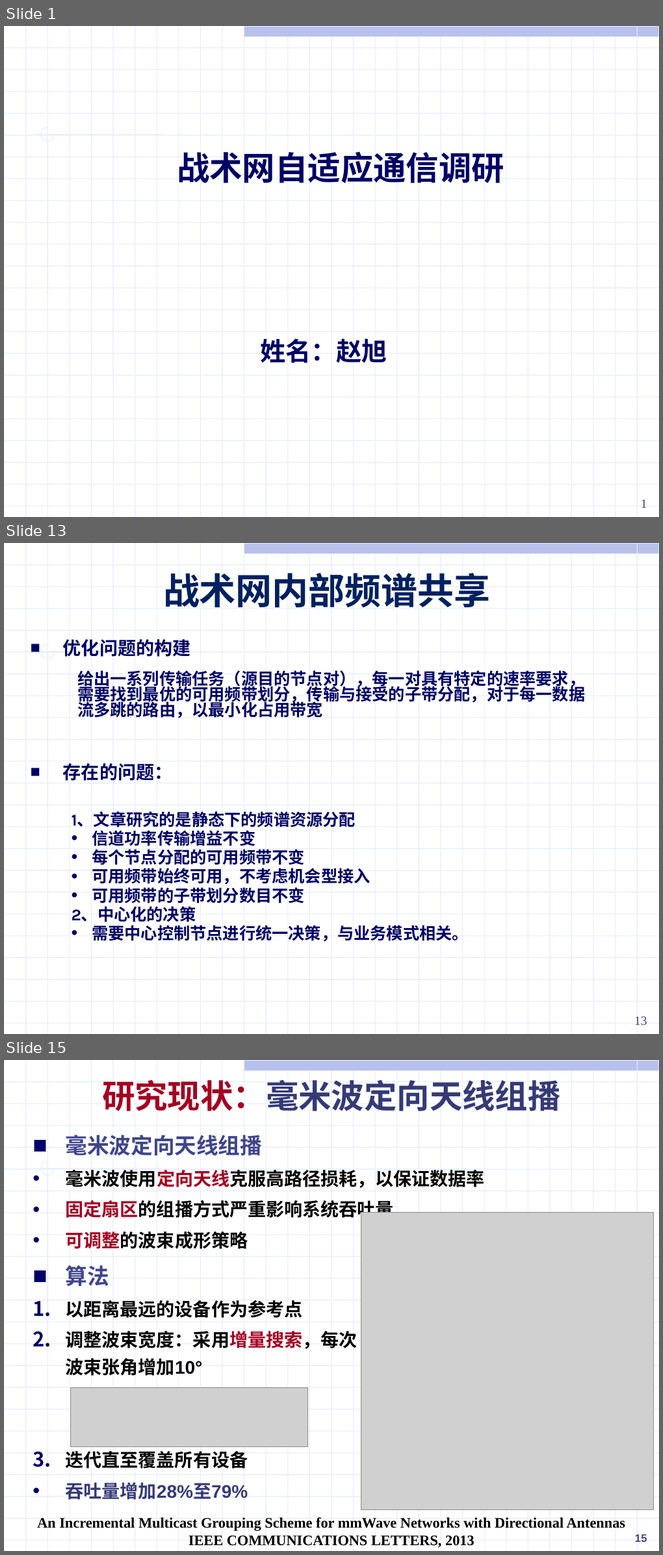
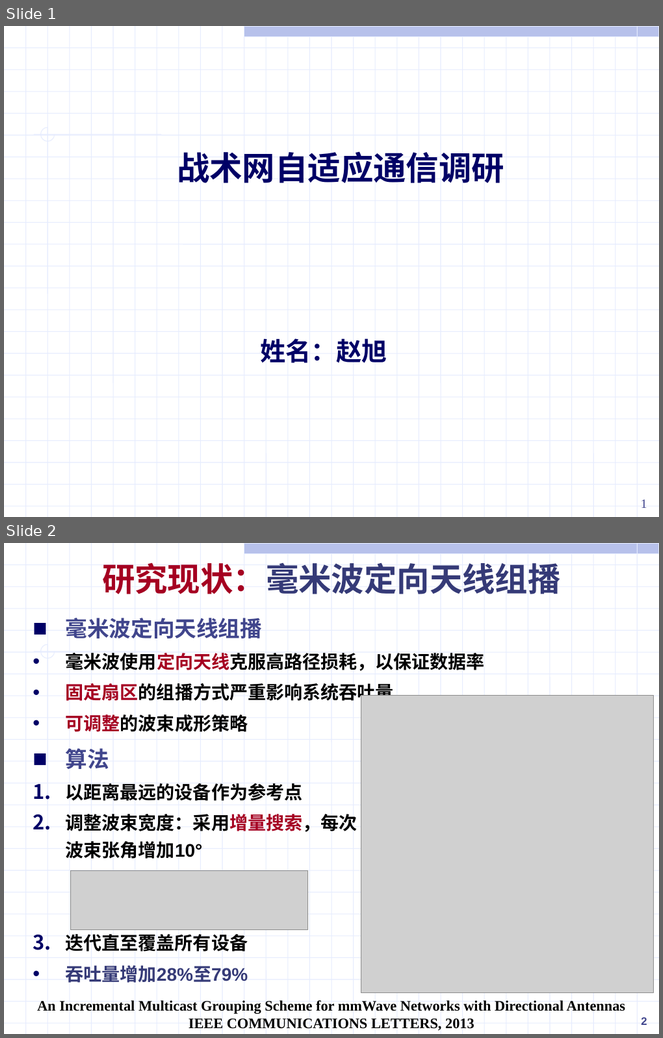
Before and after one commit to ssheroes/hello-world, a slide deck: 战术网频谱共享调研 (2).pptx. Shown one above the other, each under a label of ours: slides 1, 13 and 15 before the commit, slides 1 and 2 after it; the slides between them are not shown. The pictures are 663x1555 and 663x1038 pixels, drawn with LibreOffice and Linux fonts; fonts in the diff are those of the drawing; grey boxes stand for pictures. Boxes give left, top, right and bottom in pixels: in the first picture for what was removed or moved away, otherwise in the second. Text is boxed around its words. In the diff, an @@ line names an element or a change of style, - is before the commit and + after.

```diff
--- a/战术网频谱共享调研 (2).pptx
+++ b/战术网频谱共享调研 (2).pptx
@@ slide 13 removed at (4, 543, 659, 1034), background #FFFFFF; not listed: 56 template elements that a slide beside it also shows @@
@@ text removed at (163, 573, 491, 608) @@
-战术网内部频谱共享
@@ text removed at (63, 639, 191, 657) @@
-■ 优化问题的构建
@@ text removed at (77, 670, 585, 719) @@
-给出一系列传输任务（源目的节点对），每一对具有特定的速率要求， 需要找到最优的可用频带划分，传输与接受的子带分配，对于每一数据流多跳的路由，以最小化占用带宽
@@ text removed at (63, 763, 172, 781) @@
-■ 存在的问题：
@@ text removed at (72, 811, 469, 942) @@
-1、文章研究的是静态下的频谱资源分配
-• 信道功率传输增益不变
-• 每个节点分配的可用频带不变
-• 可用频带始终可用，不考虑机会型接入
-• 可用频带的子带划分数目不变
-2、中心化的决策
-• 需要中心控制节点进行统一决策，与业务模式相关。
@@ page number removed at (634, 1017, 648, 1025) @@
-13
@@ what was slide 15 is now slide 2 @@
@@ page number at (641, 1017, 647, 1025): text changed @@
-15
+2
```
Also in this commit, not shown: 1 slide changed, 1 slide added, 12 other slides removed.
